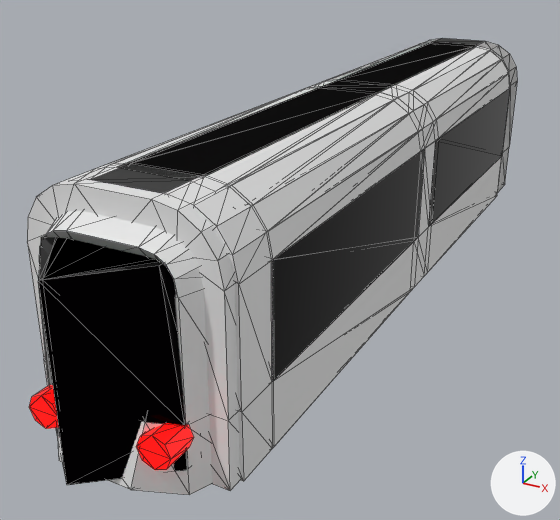
A saved change to the glTF model vehicules.glb.
Before and after are seen from a 50 mm lens placed at (4.97, -11.61, 5.28), pointed at (-0.83, -1.07, 0.01). Arrows for +X, +Y and +Z are at lower right; the lights stay in place. The older version comes first. Mesh edges are drawn as thin lines. Where no turn or scale is listed for an object, it has been applied to the vertices. Vertices at exactly the same position are counted once.

In view in the first picture: 'tram_arrière', 'tram_avant', 'tram_milieu'.
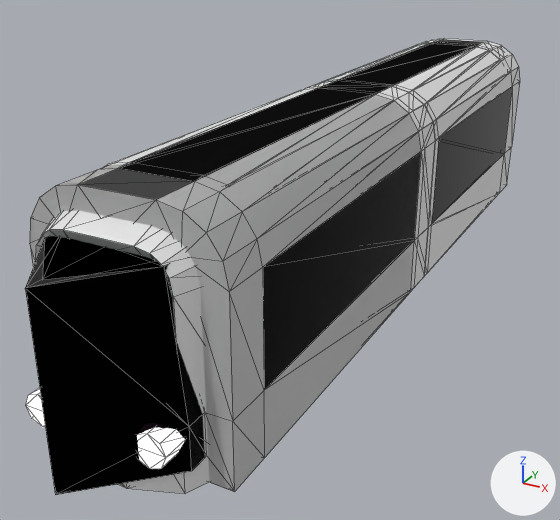
Where the newer file only moved an object's origin or applied its transform, the numbers keep the older frame.

The change, as a diff of the scene's bpy script:
```diff
--- a/vehicules.glb.py
+++ b/vehicules.glb.py
@@ me_cube_007 @@
 # used by ob_tram_arrière; location = (0.0, 0.0, 1.16)
-me_cube_007.from_pydata(...)  # 160 vertices, 302 faces; spans x -1.33..1.32, y -6.76..7.06, z -1.53..1.66
+me_cube_007.from_pydata(...)  # 160 vertices, 302 faces; spans x -1.32..1.33, y -7.06..6.76, z -0.36..2.82
+# me_cube_007 part 1: the whole mesh is turned -180 degrees about the z axis through its middle, then moved by (0.01, -0.3, 1.16)
 me_cube_007.materials.append(mat_tram)
@@ me_cube_006 @@
 # used by ob_tram_avant; location = (0.0, 0.0, 1.16)
-me_cube_006.from_pydata(...)  # 161 vertices, 304 faces; spans x -1.28..1.28, y -7.09..6.76, z -1.53..1.66
+me_cube_006.from_pydata(...)  # 161 vertices, 304 faces; spans x -1.28..1.28, y -6.76..7.09, z -0.36..2.82
+# me_cube_006 part 2: the whole mesh is turned -180 degrees about the z axis through its middle, then moved by (0.0, 0.34, 1.16)
 me_cube_006.materials.append(mat_tram)
@@ me_cube_008 @@
 # used by ob_tram_milieu; location = (0.0, 0.0, 1.16)
-me_cube_008.from_pydata(...)  # 115 vertices, 226 faces; spans x -1.33..1.33, y -7.06..7.26, z -1.53..1.66
+me_cube_008.from_pydata(...)  # 115 vertices, 226 faces; spans x -1.33..1.33, y -7.26..7.06, z -0.36..2.82
+# me_cube_008 part 3: the whole mesh is turned -180 degrees about the z axis through its middle, then moved by (0.0, -0.2, 1.16)
 me_cube_008.materials.append(mat_tram)
@@ ob_tram_arrière @@
 ob_tram_arrière = bpy.data.objects.new('tram_arrière', me_cube_007)
-ob_tram_arrière.location = (0.0, 0.0, 1.16)
+ob_tram_arrière.location = (0.0, 0.0, 0.0)
@@ ob_tram_avant @@
 ob_tram_avant = bpy.data.objects.new('tram_avant', me_cube_006)
-ob_tram_avant.location = (0.0, 0.0, 1.16)
+ob_tram_avant.location = (0.0, 0.0, 0.0)
@@ ob_tram_milieu @@
 ob_tram_milieu = bpy.data.objects.new('tram_milieu', me_cube_008)
-ob_tram_milieu.location = (0.0, 0.0, 1.16)
+ob_tram_milieu.location = (0.0, 0.0, 0.0)
```

Pixel boxes [x1, y1, x2, y2] of what changed, in the pictures (560 x 520 px):
'tram_arrière', turned
    before: [29, 38, 517, 495]
    after: [30, 43, 470, 491]
'tram_avant', turned
    before: [27, 43, 510, 491]
    after: [26, 38, 520, 494]
'tram_milieu', turned
    before: [43, 79, 392, 482]
    after: [25, 39, 482, 495]
